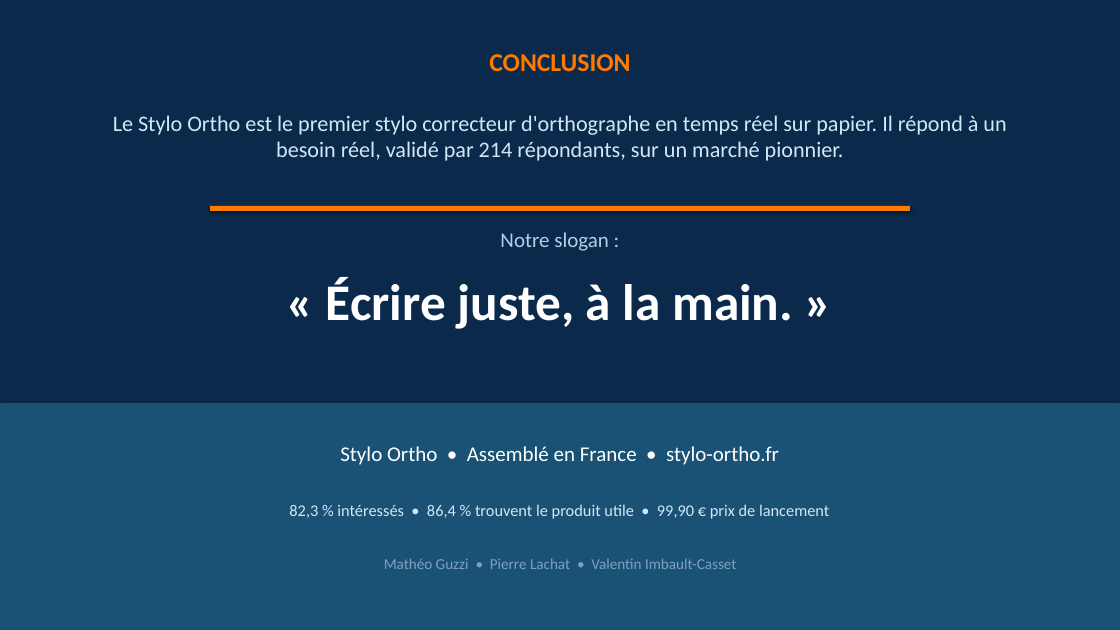
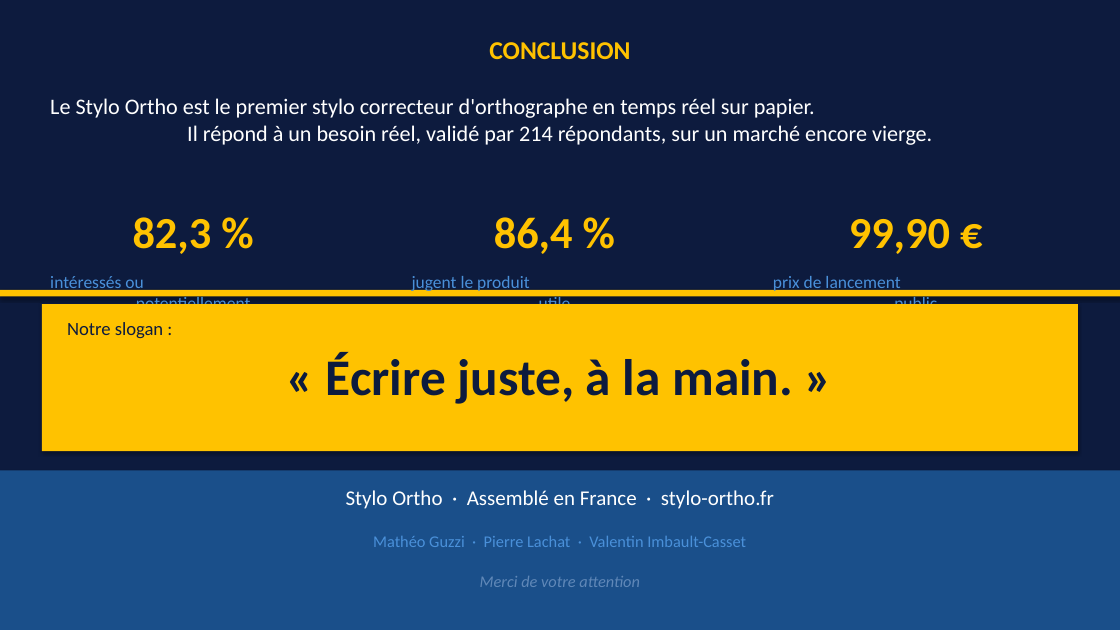
Before and after one commit to valentinimbaultcasset-dot/Stylo, a slide deck: slide 20 of Analyse_du_marche_StyloOrtho.pptx. Drawn at 1120x630 pixels with LibreOffice and Linux fonts; fonts in the diff are those of the drawing. Boxes give left, top, right and bottom in pixels: in the first picture for what was removed or moved away, otherwise in the second. Text is boxed around its words. In the diff, an @@ line names an element or a change of style, - is before the commit and + after.

```diff
--- a/Analyse_du_marche_StyloOrtho.pptx
+++ b/Analyse_du_marche_StyloOrtho.pptx
@@ rectangle at bbox=[0, 0, 1120, 630]: fill #0A294B to #0D1B3E @@
@@ text "CONCLUSION": place and size @@
-text "CONCLUSION" at bbox=[489, 54, 630, 71]
+text "CONCLUSION" at bbox=[489, 42, 630, 59]
@@ text "CONCLUSION" at bbox=[489, 42, 630, 59]: text colour #FF7A00 to #FFC200 @@
@@ text at bbox=[50, 98, 932, 145]: text changed; text colour #D0E8F5 to #FFFFFF @@
-Le Stylo Ortho est le premier stylo correcteur d'orthographe en temps réel sur papier. Il répond à un besoin réel, validé par 214 répondants, sur un marché pionnier.
+Le Stylo Ortho est le premier stylo correcteur d'orthographe en temps réel sur papier.
+Il répond à un besoin réel, validé par 214 répondants, sur un marché encore vierge.
@@ rectangle removed at bbox=[210, 206, 910, 211] @@
@@ text added at bbox=[133, 217, 212, 254], 38 pt, text #FFC200, bold @@
+82,3 %
@@ text added at bbox=[494, 217, 573, 254], 38 pt, text #FFC200, bold @@
+86,4 %
@@ text added at bbox=[849, 219, 950, 254], 38 pt, text #FFC200, bold @@
+99,90 €
@@ rectangle added at bbox=[0, 290, 1120, 297], fill #FFC200 @@
@@ text added at bbox=[50, 276, 251, 304], 15 pt, text #4A90D9 @@
+intéressés ou
+potentiellement
@@ text at bbox=[412, 276, 571, 304]: text changed; size 14 to 15 pt; text colour #D0E8F5 to #4A90D9 @@
-82,3 % intéressés • 86,4 % trouvent le produit utile • 99,90 € prix de lancement
+jugent le produit
+utile
@@ text added at bbox=[773, 276, 937, 304], 15 pt, text #4A90D9 @@
+prix de lancement
+public
@@ rectangle added at bbox=[42, 304, 1078, 451], fill #FFC200 @@
@@ text "Notre slogan :": place and size @@
-text "Notre slogan :" at bbox=[500, 232, 609, 251]
+text "Notre slogan :" at bbox=[67, 322, 163, 338]
@@ text "Notre slogan :" at bbox=[67, 322, 163, 338]: size 18 to 16 pt, text colour #B0D0E8 to #0D1B3E; alignment centre to left @@
@@ text "« Écrire juste, à la ...": place and size @@
-text "« Écrire juste, à la ..." at bbox=[326, 277, 793, 329]
+text "« Écrire juste, à la ..." at bbox=[326, 353, 793, 404]
@@ text "« Écrire juste, à la ..." at bbox=[326, 353, 793, 404]: text colour #FFFFFF to #0D1B3E @@
@@ rectangle: place and size @@
-rectangle at bbox=[0, 403, 1120, 630]
+rectangle at bbox=[0, 471, 1120, 630]
@@ rectangle at bbox=[0, 471, 1120, 630]: fill #1A5276 to #1A4F8A @@
@@ text at bbox=[346, 490, 774, 509]: text changed @@
-Stylo Ortho • Assemblé en France • stylo-ortho.fr
+Stylo Ortho · Assemblé en France · stylo-ortho.fr
@@ text at bbox=[373, 536, 746, 547]: text changed; size 13 to 14 pt; text colour #80A0C0 to #4A90D9 @@
-Mathéo Guzzi • Pierre Lachat • Valentin Imbault-Casset
+Mathéo Guzzi · Pierre Lachat · Valentin Imbault-Casset
@@ text added at bbox=[480, 576, 640, 587], 14 pt, text #6088B8, italic @@
+Merci de votre attention
```
Also in this commit, not shown: 19 other slides changed, 1 other file.
